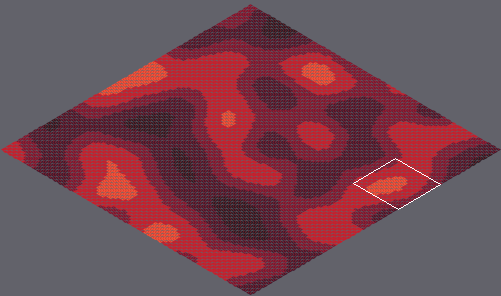
Two states of a Tiled map, marswars/resources/mapAssets/loadmap.tmx. Above: a wide view before the commit, with the close-up outlined.
Close-up. Earlier state:
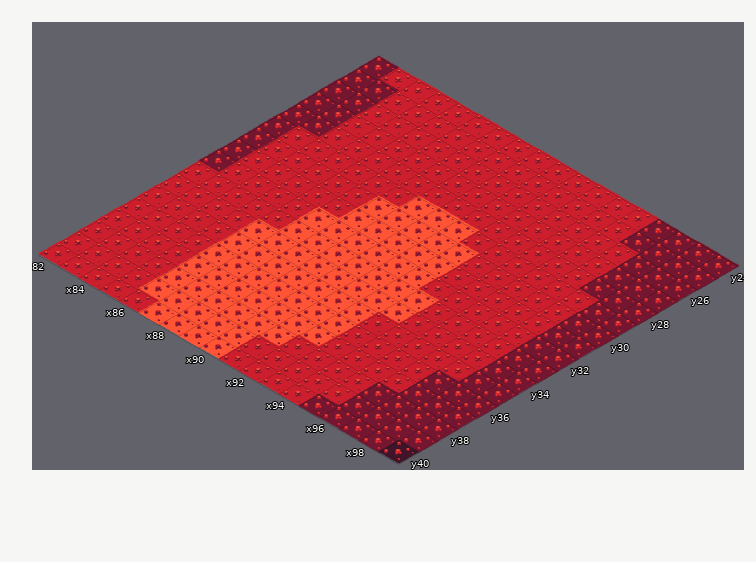
Cells are 55x32 px. Isometric: x runs down to the right, y down to the left. Shown: x 82..99, y 24..40. The commit also changed other parts of the map, which this record leaves out.
The same view after the edit:
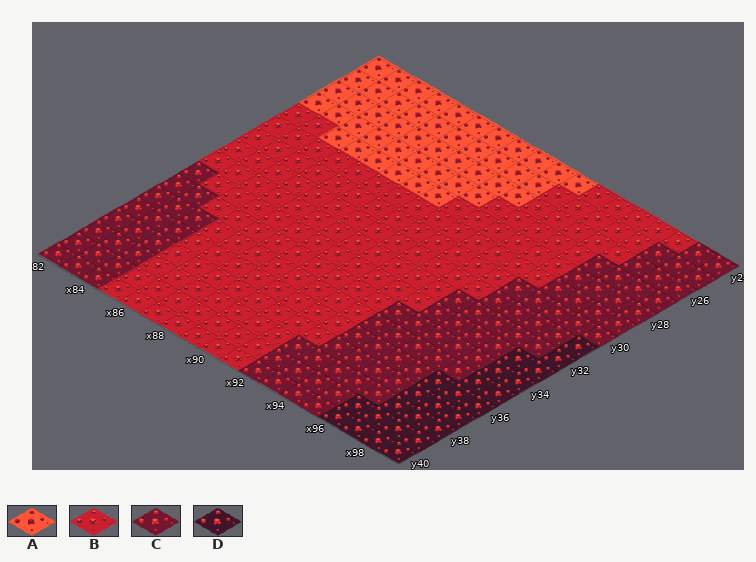
Key: from "tileset1": A 10 "mars006", B 11 "mars007", C 12 "mars008", D 13 "mars009".
_ is an empty cell, . an unchanged one.
Edits made:
--- layer "Tile Layer 1"
@@ x 82..99 @@
-24 CBBBBBBBBBB...CC..
-25 CCBBBBBBBB....C...
-26 CCBBBBBBBB........
-27 CCBBBBBBB.....B...
-28 CCBBBBBB......B...
-29 C......AAA....BB..
-30 C.....AAAAA..BBB..
-31 C.....AAAAA..BBB.C
-32 C....AAAAAA.BBBB.C
-33 B....AAAAAAABBBBCC
-34 BB..AAAAAAAABBBBCC
-35 BBB.AAAAAAABBBBBCC
-36 BBB.AAAAAAABBBBCCC
-37 BBB.AAAAAAABBBBCCC
-38 BBB.AAAAAABBBB.CCC
-39 BBB.AAAAA.BBBBCCCC
-40 BBB..AAAA.BBB.CCC.
+24 AAAAAAAAAAA...BB..
+25 AAAAAAAAAA....B...
+26 AAAAAAAAAA........
+27 AAAAAAAAA.....C...
+28 BBAAAAAA......C...
+29 B......BBB....CC..
+30 B.....BBBBB..CCC..
+31 B.....BBBBB..CCC.D
+32 B....BBBBBB.CCCC.D
+33 C....BBBBBBBCCCCDD
+34 CC..BBBBBBBCCCCCDD
+35 CCC.BBBBBBBCCCCCDD
+36 CCC.BBBBBBBCCCCDDD
+37 CCC.BBBBBBBCCCCDDD
+38 CCC.BBBBBBCCCC.DDD
+39 CCC.BBBBB.CCCCDDDD
+40 CCC..BBBB.CCC.DDD.
